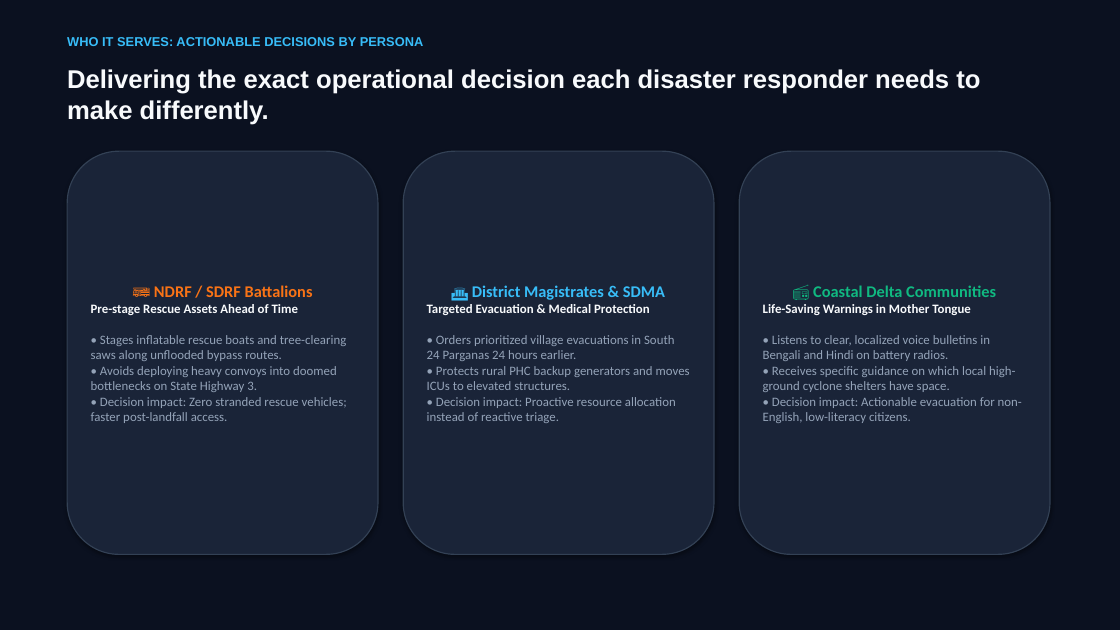
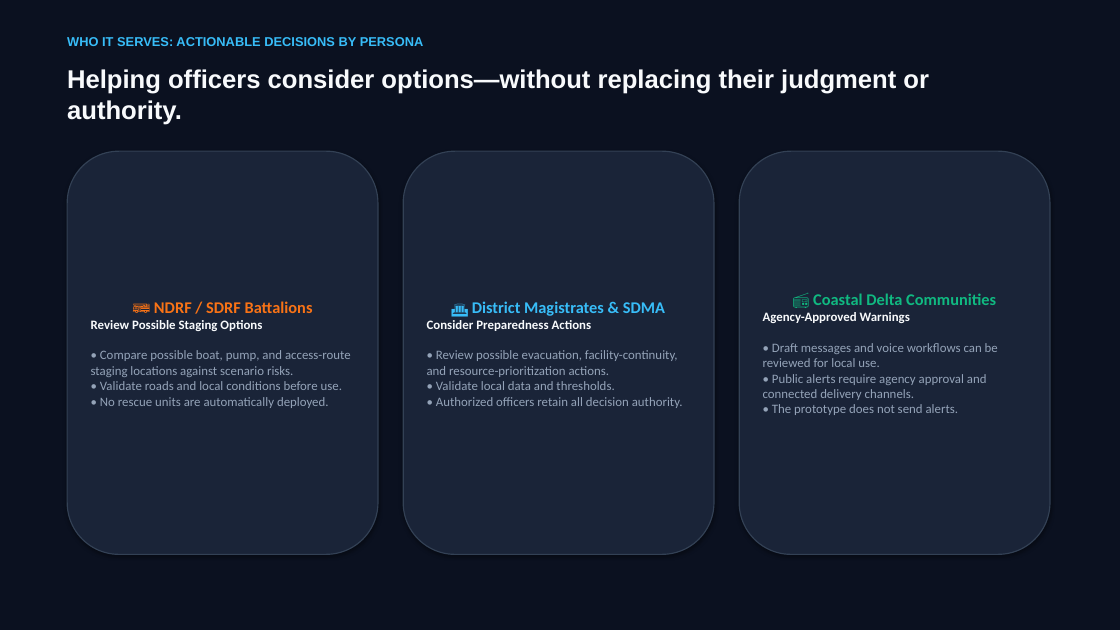
Before and after one commit to itsme-sherlock/CycloneShield, a slide deck: slide 8 of cycloneshield/CycloneShield_Pitch_Deck.pptx. Drawn at 1120x630 pixels with LibreOffice and Linux fonts; fonts in the diff are those of the drawing. Boxes give left, top, right and bottom in pixels: in the first picture for what was removed or moved away, otherwise in the second. Text is boxed around its words. In the diff, an @@ line names an element or a change of style, - is before the commit and + after.

```diff
--- a/cycloneshield/CycloneShield_Pitch_Deck.pptx
+++ b/cycloneshield/CycloneShield_Pitch_Deck.pptx
@@ text at (x1=67, y1=69, x2=929, y2=125): text changed @@
-Delivering the exact operational decision each disaster responder needs to make differently.
+Helping officers consider options—without replacing their judgment or authority.
@@ text in rounded rectangle at (x1=91, y1=320, x2=351, y2=408): text changed @@
-Pre-stage Rescue Assets Ahead of Time
-• Stages inflatable rescue boats and tree-clearing saws along unflooded bypass routes.
-• Avoids deploying heavy convoys into doomed bottlenecks on State Highway 3.
-• Decision impact: Zero stranded rescue vehicles; faster post-landfall access.
+Review Possible Staging Options
+• Compare possible boat, pump, and access-route staging locations against scenario risks.
+• Validate roads and local conditions before use.
+• No rescue units are automatically deployed.
@@ text in rounded rectangle at (x1=427, y1=320, x2=683, y2=408): text changed @@
-Targeted Evacuation & Medical Protection
-• Orders prioritized village evacuations in South 24 Parganas 24 hours earlier.
-• Protects rural PHC backup generators and moves ICUs to elevated structures.
-• Decision impact: Proactive resource allocation instead of reactive triage.
+Consider Preparedness Actions
+• Review possible evacuation, facility-continuity, and resource-prioritization actions.
+• Validate local data and thresholds.
+• Authorized officers retain all decision authority.
@@ text in rounded rectangle at (x1=763, y1=312, x2=998, y2=415): text changed @@
-Life-Saving Warnings in Mother Tongue
-• Listens to clear, localized voice bulletins in Bengali and Hindi on battery radios.
-• Receives specific guidance on which local high-ground cyclone shelters have space.
-• Decision impact: Actionable evacuation for non-English, low-literacy citizens.
+Agency-Approved Warnings
+• Draft messages and voice workflows can be reviewed for local use.
+• Public alerts require agency approval and connected delivery channels.
+• The prototype does not send alerts.
```
Also in this commit, not shown: 9 other slides changed, 1 slide added, 1 slide removed, 13 other files.
